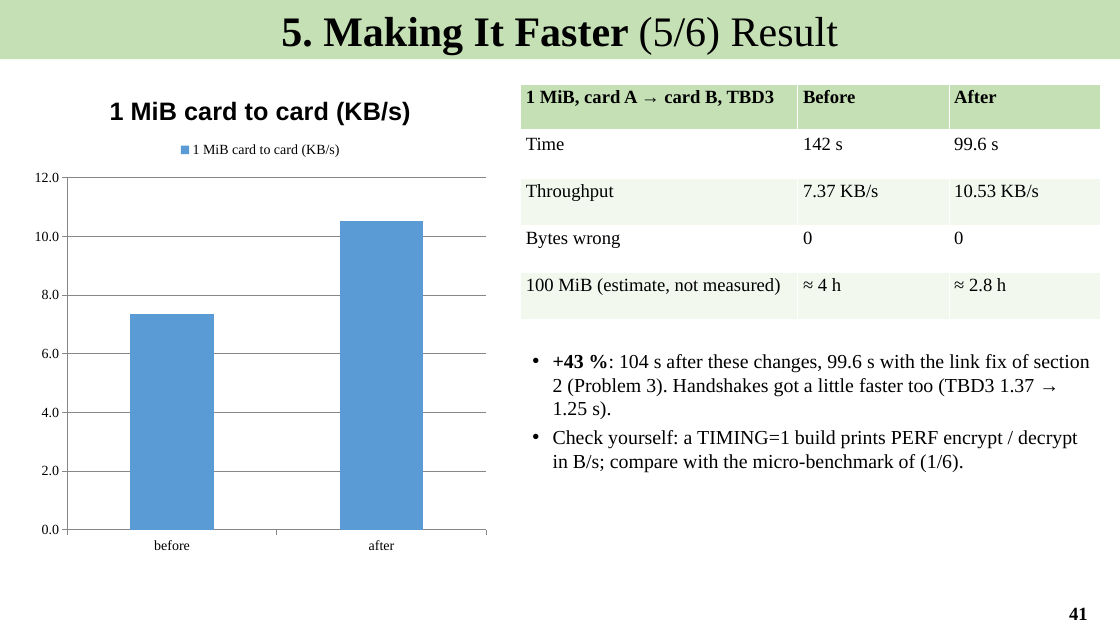
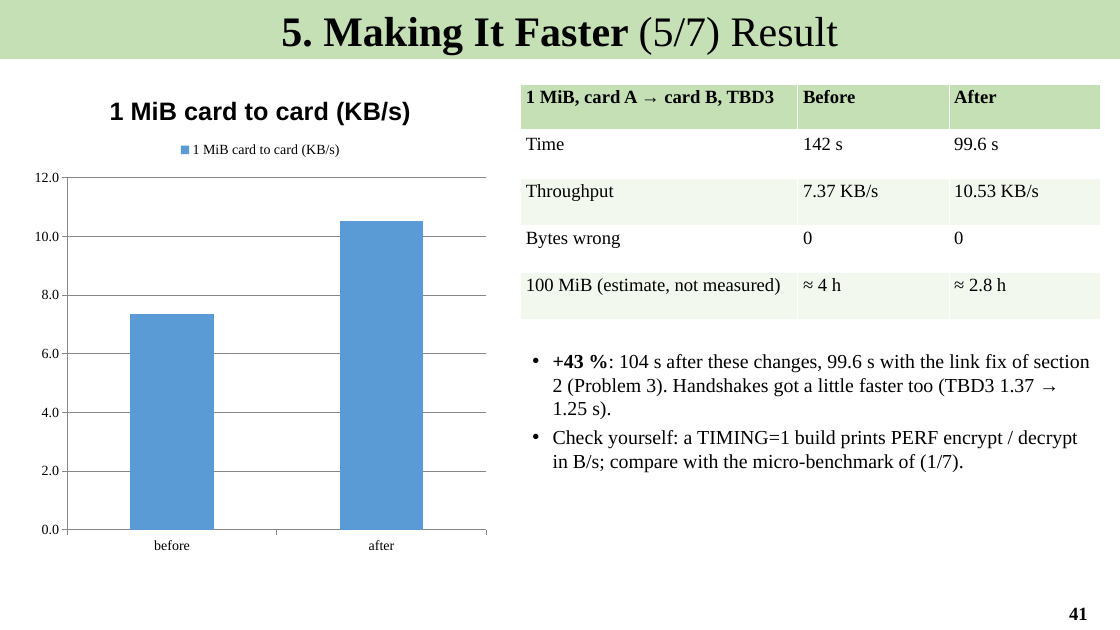
Before and after one commit to Khaiduy/chipyard-edhoc, a slide deck: slide 41 of fpga/sw/export/docs/slides/05_Secure_file_transfer_and_results.pptx. Drawn at 1120x630 pixels with LibreOffice and Linux fonts; fonts in the diff are those of the drawing. Boxes give left, top, right and bottom in pixels: in the first picture for what was removed or moved away, otherwise in the second. Text is boxed around its words. In the diff, an @@ line names an element or a change of style, - is before the commit and + after.

```diff
--- a/fpga/sw/export/docs/slides/05_Secure_file_transfer_and_results.pptx
+++ b/fpga/sw/export/docs/slides/05_Secure_file_transfer_and_results.pptx
@@ text in rectangle at (281, 17, 838, 54): text changed @@
-5. Making It Faster (5/6) Result
+5. Making It Faster (5/7) Result
@@ text at (553, 430, 1078, 473): text changed @@
-• Check yourself: a TIMING=1 build prints PERF encrypt / decrypt in B/s; compare with the micro-benchmark of (1/6).
+• Check yourself: a TIMING=1 build prints PERF encrypt / decrypt in B/s; compare with the micro-benchmark of (1/7).
```
Also in this commit, not shown: 7 other slides changed, 1 slide added, 17 other files.
